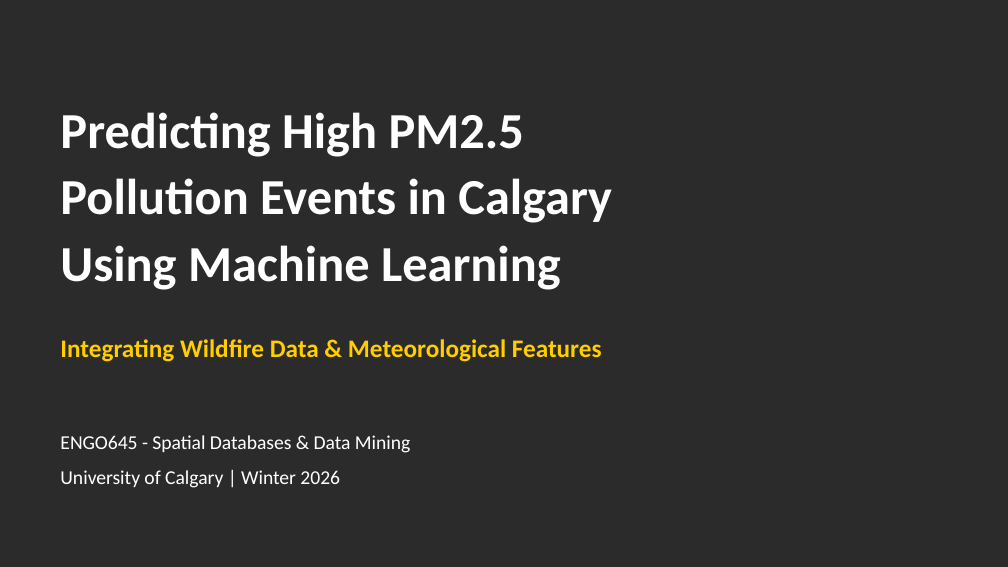
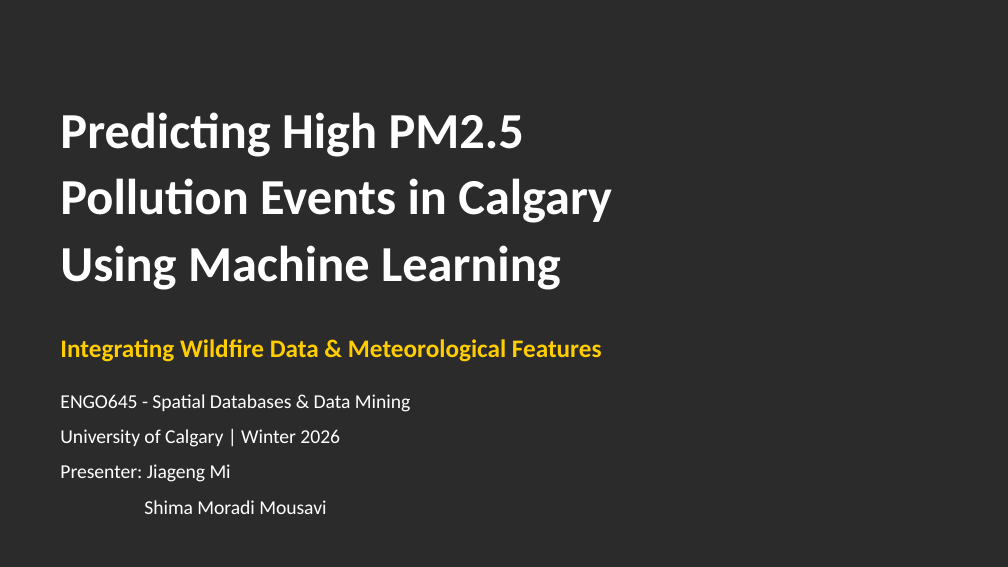
Before and after one commit to JiagengMi/engo645_2026_winter, a slide deck: slide 1 of ENGO645_Final_Presentation.pptx. Drawn at 1008x567 pixels with LibreOffice and Linux fonts; fonts in the diff are those of the drawing; background and template pictures are left out; a plain dark background stands for a picture behind light text. Boxes give left, top, right and bottom in pixels: in the first picture for what was removed or moved away, otherwise in the second. Text is boxed around its words. In the diff, an @@ line names an element or a change of style, - is before the commit and + after.

```diff
--- a/ENGO645_Final_Presentation.pptx
+++ b/ENGO645_Final_Presentation.pptx
@@ text "ENGO645 - Spatial Databases & ...": place and size @@
-text "ENGO645 - Spatial Databases & ..." at [60,435,410,488]
+text "ENGO645 - Spatial Databases & ..." at [60,394,410,514]
@@ text at [60,464,326,514]: paragraphs added @@
+Presenter: Jiageng Mi
+Shima Moradi Mousavi
```
Also in this commit, not shown: 13 other slides changed, 26 other files.
